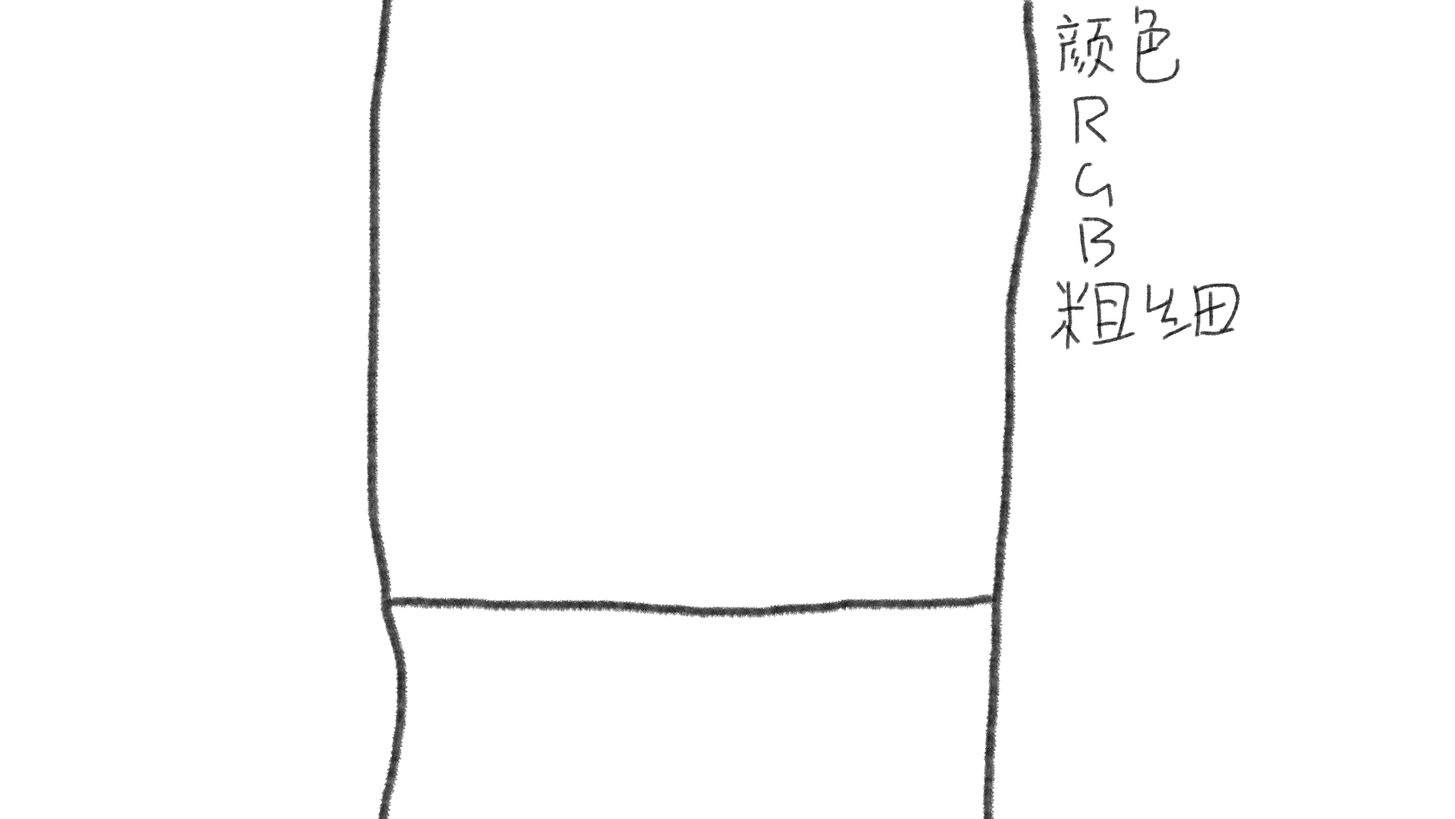
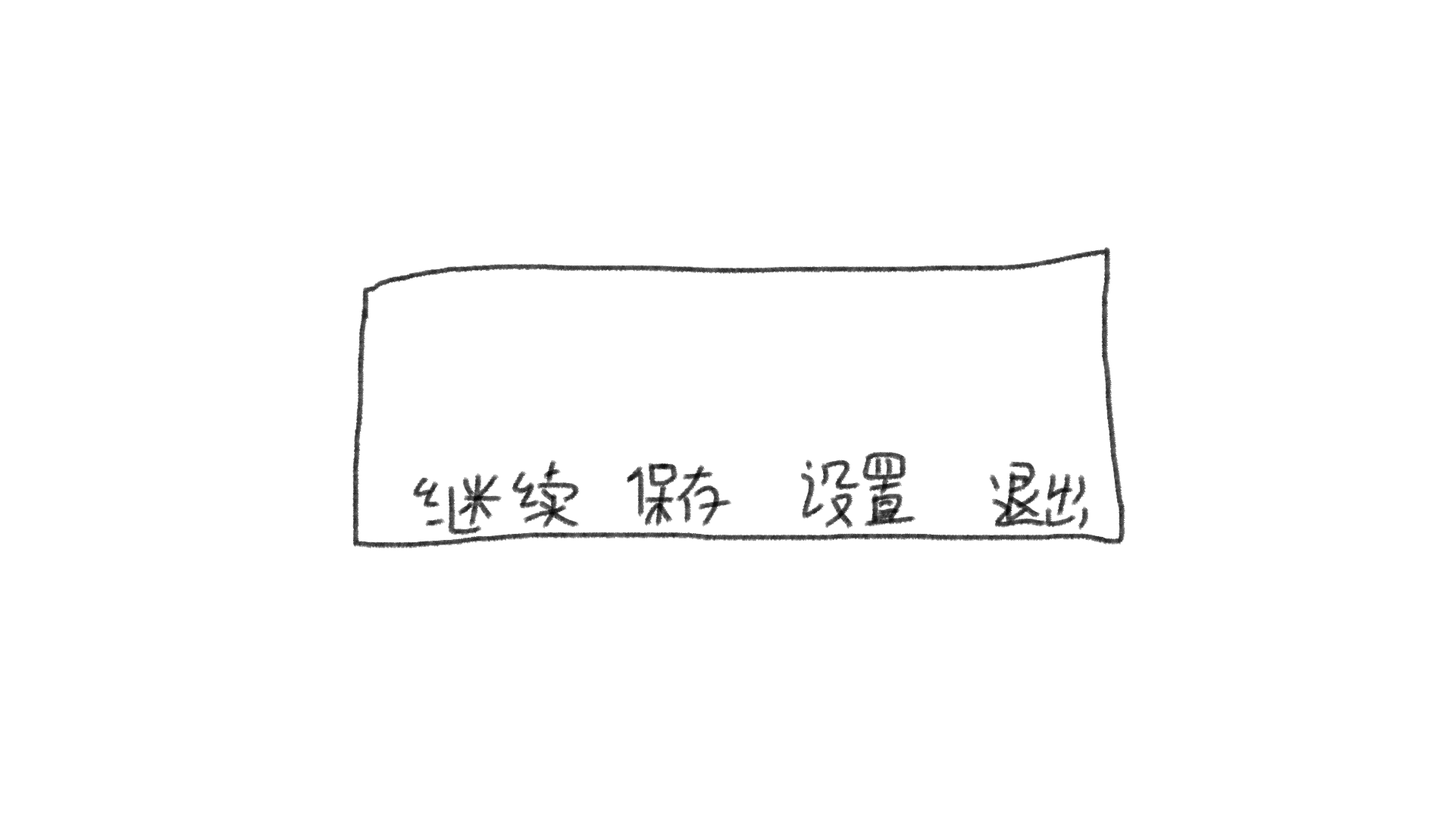
Layers edited between the first and the second 1455×819 image:
added layer "图层 14" above "图层 13" over <box>352,247,1126,549</box>
hid "图层 7" over <box>352,0,1241,819</box>
